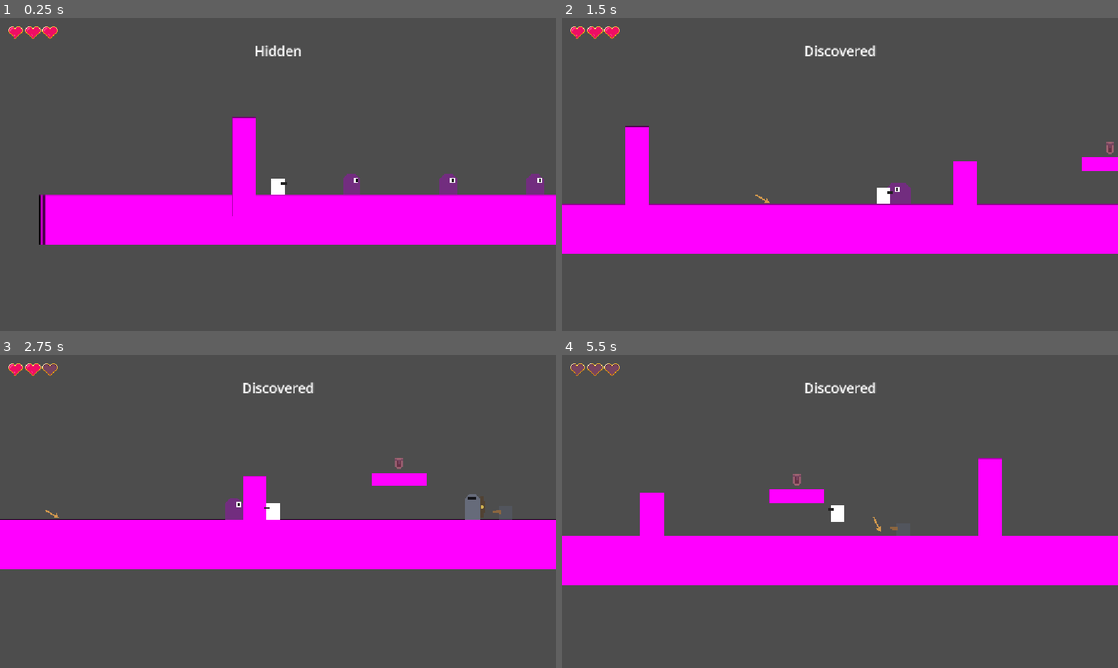
Above: before the commit, frames 1-4 (two rows, left to right).
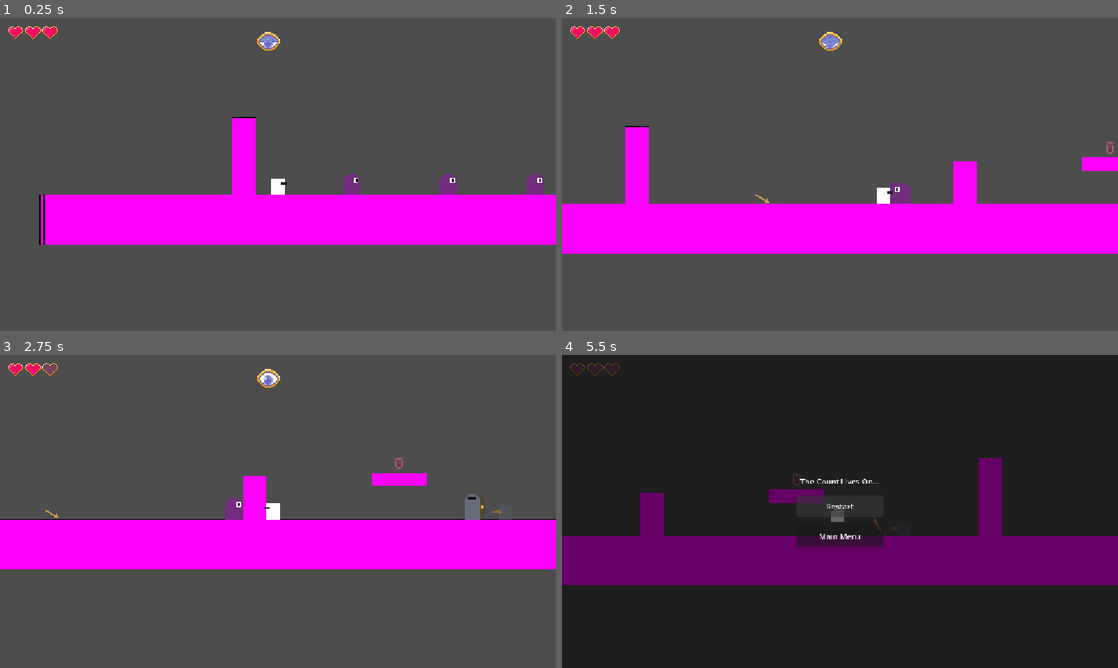
Above: after the commit, the same moments.

Repository: cachandlerdev/gmtk-2026
Game: Godot game, scene res://scenes/levels/enemy_test_level.tscn
Same seed, same stepped clock (60 frames per second), same inputs: the game is played once before the commit and once after it.
Inputs (mouse positions are in pixels of both pictures, inside the frame that each line leads up to):
- Up to frame 1 (0.25 s): no input
- Up to frame 2 (1.5 s): move the mouse to (962, 158) at 0.52 s; hold D (move_right) from 0.53 s (still down); right-click (962, 158) at 0.6 s; tap Space (jump) at 0.77 s; move the mouse to (728, 190) at 1.27 s; tap S (aim_down) at 1.35 s
- Up to frame 3 (2.75 s): tap Space (jump) at 1.52 s; move the mouse to (333, 442) at 2.02 s; release D (move_right) at 2.03 s; hold A (move_left) from 2.03 s (still down); tap W (aim_up) at 2.1 s
- Up to frame 4 (5.5 s): move the mouse to (812, 574) at 2.77 s; release A (move_left) at 2.78 s; hold D (move_right) 2.78-4.28 s; tap Shift (dash) at 2.85 s; tap Space (jump) at 3.02, 3.77, 4.52 s; move the mouse to (1006, 558) at 3.52 s; tap E (interact) at 3.6 s; move the mouse to (673, 464) at 4.27 s; hold A (move_left) 4.28-5.03 s; click (673, 464) at 4.35 s; move the mouse to (867, 511) at 5.02 s; hold D (move_right) from 5.03 s (still down); right-click (867, 511) at 5.1 s

The runs differ from the first frame. In frame 1, 0.9% of the frame differs, in the area x 7-100%, y 4-73%; in frame 2, 0.8%; in frame 3, 0.4%; in frame 4, 100%, in the area x 0-100%, y 0-100%.

Commit message:
feat: add death screen and eye for visibility

Diff:
--- a/project.godot
+++ b/project.godot
@@ -15,12 +15,17 @@
 config/features=PackedStringArray("4.7", "Forward Plus")
 config/icon="res://icon.svg"
 
+[audio]
+
+buses/default_bus_layout="uid://ct33mw21k8ao4"
+
 [autoload]
 
 PauseMenu="*res://scenes/ui/pause_menu.tscn"
 MusicPlayer="*uid://bfn2vubl544g"
 GameMode="*uid://b06epmfr0ogfd"
 Hud="*uid://cgoesllp5258s"
+DeathMenu="*uid://b0dvrifn7dd6h"
 
 [display]
 
@@ -106,4 +111,5 @@
 
 [rendering]
 
+textures/canvas_textures/default_texture_filter=0
 rendering_device/driver.windows="d3d12"
--- /dev/null
+++ b/scenes/levels/main_menu_level.tscn
@@ -0,0 +1,3 @@
+[gd_scene format=3 uid="uid://uq3pdfkdw76i"]
+
+[node name="MainMenuLevel" type="Node2D" unique_id=1758645575]
--- /dev/null
+++ b/scenes/ui/death_menu.gd
@@ -0,0 +1,36 @@
+extends CanvasLayer
+
+## Global pause menu, registered as an Autoload so it works in every scene.
+## Its process_mode is ALWAYS (set in the scene) so it keeps running while the
+## SceneTree is paused — otherwise it would freeze along with the gameplay and
+## you could never un-pause.
+
+@onready var restart_button: Button = $Center/Menu/RestartButton
+@onready var main_menu_button: Button = $Center/Menu/MainMenuButton
+
+@export var main_menu_path: String = "res://scenes/levels/main_menu_level.tscn"
+
+func _ready() -> void:
+	visible = false
+	restart_button.pressed.connect(_restart)
+	main_menu_button.pressed.connect(_quit)
+
+# Called every frame. 'delta' is the elapsed time since the previous frame.
+func _process(delta: float) -> void:
+	# yeah I know it's not great that this is on tick but it was the easiest way
+	if GameMode.get_state() == GameMode.Defeat:
+		visible = true
+
+
+func _restart() -> void:
+	GameMode.set_state(GameMode.Exploration)
+	visible = false
+	get_tree().reload_current_scene()
+
+
+func _quit() -> void:
+	# Un-pause first so the tree is in a clean state, then exit.
+	# Swap this for get_tree().change_scene_to_file(...) once a main menu exists.
+	GameMode.set_state(GameMode.MainMenu)
+	visible = false
+	get_tree().change_scene_to_file(main_menu_path)
--- /dev/null
+++ b/scenes/ui/death_menu.tscn
@@ -0,0 +1,42 @@
+[gd_scene format=3 uid="uid://b0dvrifn7dd6h"]
+
+[ext_resource type="Script" uid="uid://dy2qkndk86jyo" path="res://scenes/ui/death_menu.gd" id="1_mt1vs"]
+
+[node name="DeathMenu" type="CanvasLayer" unique_id=668839730]
+process_mode = 3
+layer = 100
+script = ExtResource("1_mt1vs")
+
+[node name="Dim" type="ColorRect" parent="." unique_id=1548108755]
+anchors_preset = 15
+anchor_right = 1.0
+anchor_bottom = 1.0
+grow_horizontal = 2
+grow_vertical = 2
+color = Color(0, 0, 0, 0.6)
+
+[node name="Center" type="CenterContainer" parent="." unique_id=444388904]
+anchors_preset = 15
+anchor_right = 1.0
+anchor_bottom = 1.0
+grow_horizontal = 2
+grow_vertical = 2
+
+[node name="Menu" type="VBoxContainer" parent="Center" unique_id=43066902]
+layout_mode = 2
+theme_override_constants/separation = 18
+
+[node name="Title" type="Label" parent="Center/Menu" unique_id=286636442]
+layout_mode = 2
+text = "The Count Lives On..."
+horizontal_alignment = 1
+
+[node name="RestartButton" type="Button" parent="Center/Menu" unique_id=279223294]
+custom_minimum_size = Vector2(180, 44)
+layout_mode = 2
+text = "Restart"
+
+[node name="MainMenuButton" type="Button" parent="Center/Menu" unique_id=1274509227]
+custom_minimum_size = Vector2(180, 44)
+layout_mode = 2
+text = "Main Menu"
--- a/scenes/ui/hud.tscn
+++ b/scenes/ui/hud.tscn
@@ -12,15 +12,17 @@
 grow_horizontal = 2
 grow_vertical = 2
 
-[node name="HBoxContainer" type="HBoxContainer" parent="HUD" unique_id=157453596]
+[node name="HBoxContainer" type="HBoxContainer" parent="HUD" unique_id=2122156064]
 layout_mode = 1
-anchors_preset = 10
-anchor_right = 1.0
-offset_bottom = 138.0
+anchors_preset = 5
+anchor_left = 0.5
+anchor_right = 0.5
+offset_left = -20.0
+offset_right = 20.0
+offset_bottom = 40.0
 grow_horizontal = 2
-offset_transform_enabled = true
 alignment = 1
 
-[node name="VisibilityIndicator" parent="HUD/HBoxContainer" unique_id=1711087192 instance=ExtResource("1_0mwgc")]
-layout_mode = 2
-vertical_alignment = 1
+[node name="VisibilityIndicator" parent="HUD/HBoxContainer" unique_id=1603064747 instance=ExtResource("1_0mwgc")]
+position = Vector2(0, 50)
+scale = Vector2(2, 2)
--- a/scenes/ui/visibility_indicator.tscn
+++ b/scenes/ui/visibility_indicator.tscn
@@ -1,11 +1,61 @@
 [gd_scene format=3 uid="uid://cxtogyr5g2y5r"]
 
+[ext_resource type="Texture2D" uid="uid://b7hdaw6yikgf2" path="res://assets/sprites/stealth_eye_24x24-Sheet.png" id="1_bcafi"]
 [ext_resource type="Script" uid="uid://2mlejm5elnlr" path="res://scripts/visibility_indicator.gd" id="1_hope5"]
 
-[node name="VisibilityIndicator" type="Label" unique_id=1711087192]
-offset_right = 40.0
-offset_bottom = 23.0
-theme_override_font_sizes/font_size = 28
-text = "Hidden"
-horizontal_alignment = 1
+[sub_resource type="AtlasTexture" id="AtlasTexture_u7fof"]
+atlas = ExtResource("1_bcafi")
+region = Rect2(0, 0, 24, 24)
+
+[sub_resource type="AtlasTexture" id="AtlasTexture_0cchw"]
+atlas = ExtResource("1_bcafi")
+region = Rect2(24, 0, 24, 24)
+
+[sub_resource type="AtlasTexture" id="AtlasTexture_rxtas"]
+atlas = ExtResource("1_bcafi")
+region = Rect2(48, 0, 24, 24)
+
+[sub_resource type="AtlasTexture" id="AtlasTexture_nlyo4"]
+atlas = ExtResource("1_bcafi")
+region = Rect2(72, 0, 24, 24)
+
+[sub_resource type="AtlasTexture" id="AtlasTexture_5054u"]
+atlas = ExtResource("1_bcafi")
+region = Rect2(96, 0, 24, 24)
+
+[sub_resource type="AtlasTexture" id="AtlasTexture_arr2u"]
+atlas = ExtResource("1_bcafi")
+region = Rect2(120, 0, 24, 24)
+
+[sub_resource type="SpriteFrames" id="SpriteFrames_c5ll8"]
+animations = [{
+"frames": [{
+"duration": 1.0,
+"texture": SubResource("AtlasTexture_u7fof")
+}, {
+"duration": 1.0,
+"texture": SubResource("AtlasTexture_0cchw")
+}, {
+"duration": 1.0,
+"texture": SubResource("AtlasTexture_rxtas")
+}, {
+"duration": 1.0,
+"texture": SubResource("AtlasTexture_nlyo4")
+}, {
+"duration": 1.0,
+"texture": SubResource("AtlasTexture_5054u")
+}, {
+"duration": 1.0,
+"texture": SubResource("AtlasTexture_arr2u")
+}],
+"loop": 0,
+"name": &"close_eye",
+"speed": 10.0
+}]
+
+[node name="VisibilityIndicator" type="AnimatedSprite2D" unique_id=1603064747]
+scale = Vector2(3, 3)
+sprite_frames = SubResource("SpriteFrames_c5ll8")
+animation = &"close_eye"
+autoplay = "close_eye"
 script = ExtResource("1_hope5")
--- a/scripts/game_mode.gd
+++ b/scripts/game_mode.gd
@@ -30,6 +30,10 @@
 func _process(delta: float) -> void:
 	print(_num_of_alert_guards)
 	pass
+
+
+func get_state():
+	return _game_mode_state
 
 
 ## Updates the game state and handles things like music changes
--- a/scripts/player.gd
+++ b/scripts/player.gd
@@ -178,10 +178,6 @@
 	print("Player died")
 	set_physics_process(false)
 	GameMode.set_state(GameMode.Defeat)
-	# Brief timeout, then restart the level (change to reload level prompt later).
-	# TODO: UI for death
-	await get_tree().create_timer(5).timeout
-	get_tree().reload_current_scene()
 
 
 func _check_out_of_bounds() -> void:
--- a/scripts/visibility_indicator.gd
+++ b/scripts/visibility_indicator.gd
@@ -1,4 +1,7 @@
-extends Label
+extends AnimatedSprite2D
+
+var was_hidden: bool = true
+var _game_states_not_to_show = [GameMode.Victory, GameMode.Defeat, GameMode.MainMenu]
 
 # Called when the node enters the scene tree for the first time.
 func _ready() -> void:
@@ -7,7 +10,12 @@
 
 # Called every frame. 'delta' is the elapsed time since the previous frame.
 func _process(delta: float) -> void:
-	if GameMode.is_hidden():
-		text = "Hidden"
-	else:
-		text = "Discovered"
+	visible = GameMode.get_state() not in _game_states_not_to_show
+
+	# Not great on tick but it's fast
+	if GameMode.is_hidden() and not was_hidden:
+		play("close_eye")
+	elif not GameMode.is_hidden() and was_hidden:
+		play("close_eye", -1.0)
+
+	was_hidden = GameMode.is_hidden()
Binary file added: assets/sprites/stealth_eye_24x24-Sheet.png
Not shown, added: assets/sprites/stealth_eye_24x24-Sheet.png.import
Not shown, added: scenes/ui/death_menu.gd.uid
